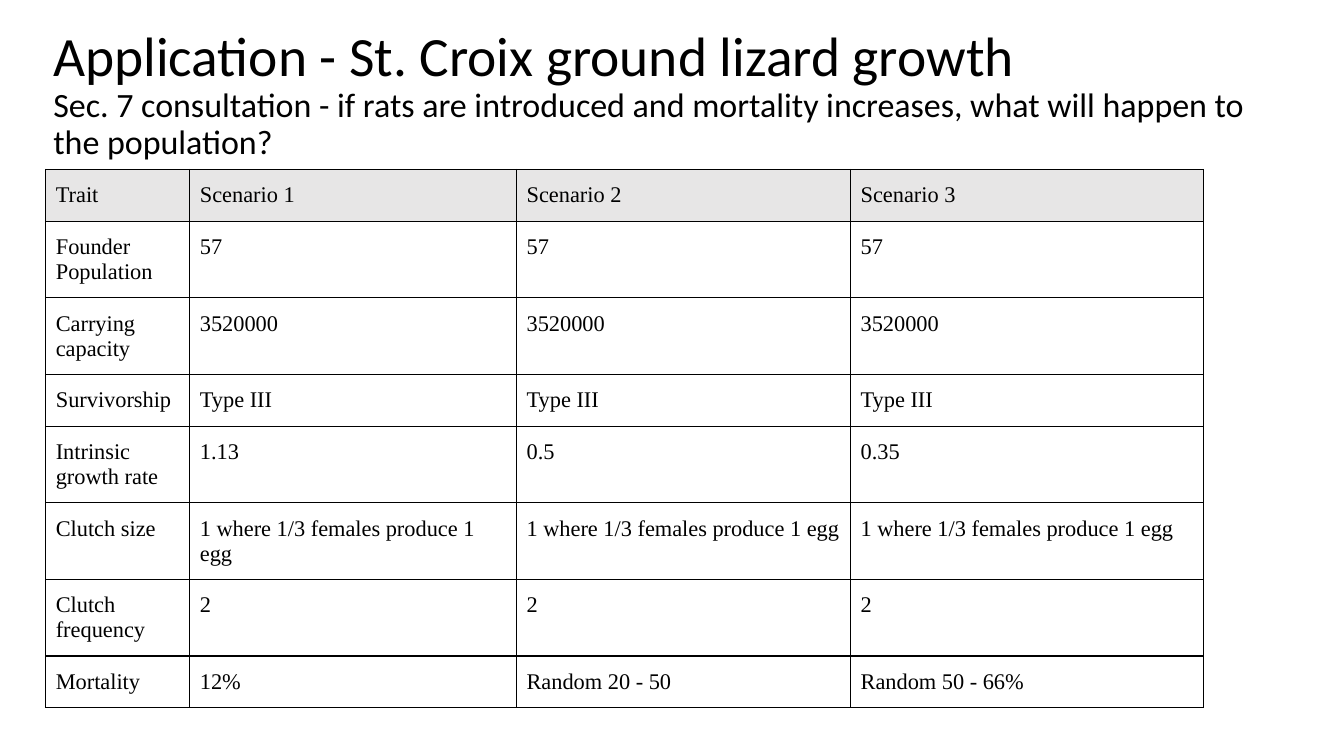
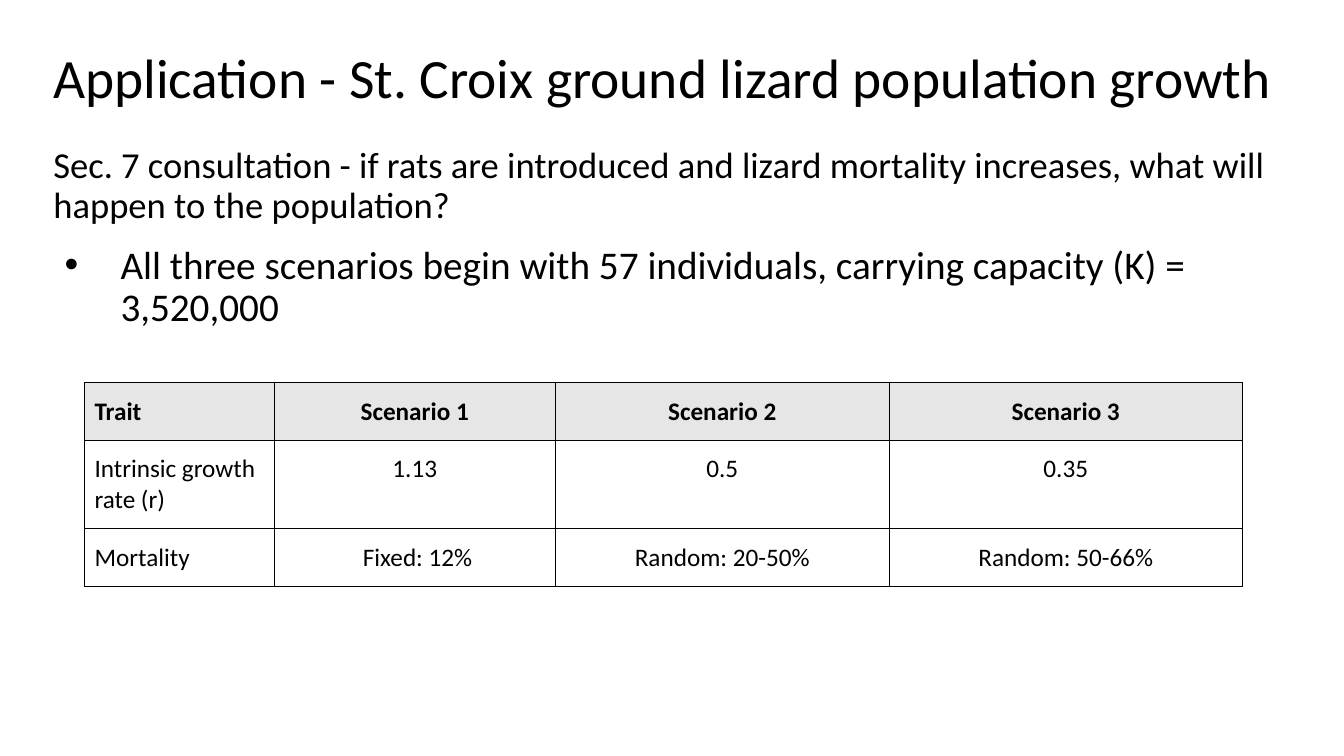
Before and after one commit to annamtucker/ssa-200, a slide deck: slide 17 of static/lectures/SSA_Lecture8_AbundanceProjections.pptx (slide 18 before the commit). Drawn at 1344x756 pixels with LibreOffice and Linux fonts; fonts in the diff are those of the drawing; background and template pictures are left out. Boxes give left, top, right and bottom in pixels: in the first picture for what was removed or moved away, otherwise in the second. Text is boxed around its words. In the diff, an @@ line names an element or a change of style, - is before the commit and + after.

Commit message:
updated lecture slides

```diff
--- a/static/lectures/SSA_Lecture8_AbundanceProjections.pptx
+++ b/static/lectures/SSA_Lecture8_AbundanceProjections.pptx
@@ title at (53,59,1271,224): text changed; size 24.3 to 26.1 pt @@
-Application - St. Croix ground lizard growth
-Sec. 7 consultation - if rats are introduced and mortality increases, what will happen to the population?
+Application - St. Croix ground lizard population growth
+Sec. 7 consultation - if rats are introduced and lizard mortality increases, what will happen to the population?
@@ text added at (121,250,1156,326), 28 pt, text #000000 @@
+• All three scenarios begin with 57 individuals, carrying capacity (K) = 3,520,000
@@ table at (85,383,1242,585) @@
-row 2: Founder Population | 57 | 57 | 57
-row 3: Carrying capacity | 3520000 | 3520000 | 3520000
-row 4: Survivorship | Type III | Type III | Type III
-row 5: Intrinsic growth rate | 1.13 | 0.5 | 0.35
-row 6: Clutch size | 1 where 1/3 females produce 1 egg | 1 where 1/3 females produce 1 egg | 1 where 1/3 females produce 1 egg
-row 7: Clutch frequency | 2 | 2 | 2
-row 8: Mortality | 12% | Random 20 - 50 | Random 50 - 66%
+row 2: Intrinsic growth rate (r) | 1.13 | 0.5 | 0.35
+row 3: Mortality | Fixed: 12% | Random: 20-50% | Random: 50-66%
@@ table: place and size @@
-table at (45,169,1203,734)
+table at (85,383,1242,585)
```
Also in this commit, not shown: 2 other slides changed, 1 slide removed, 16 other files.
